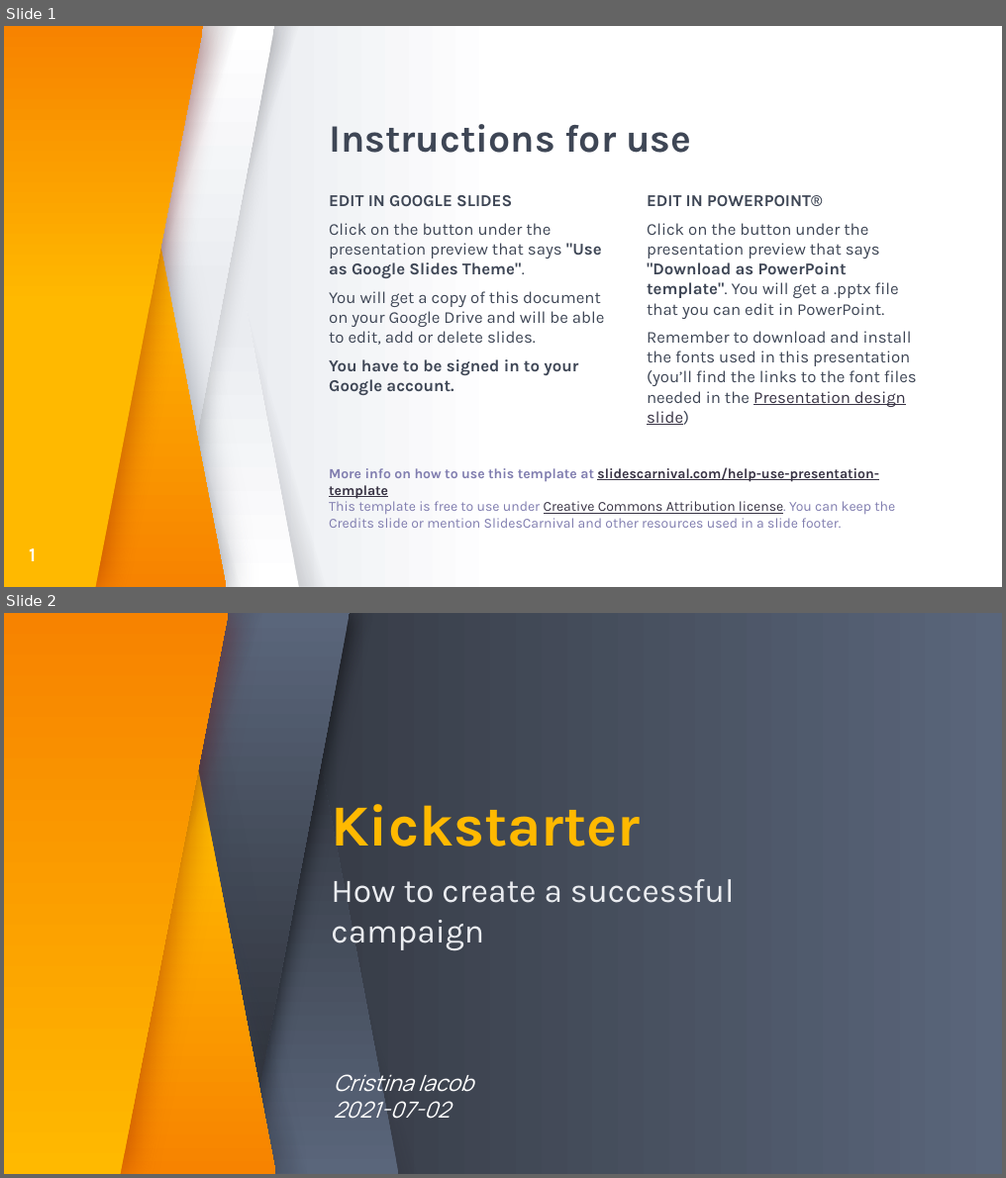
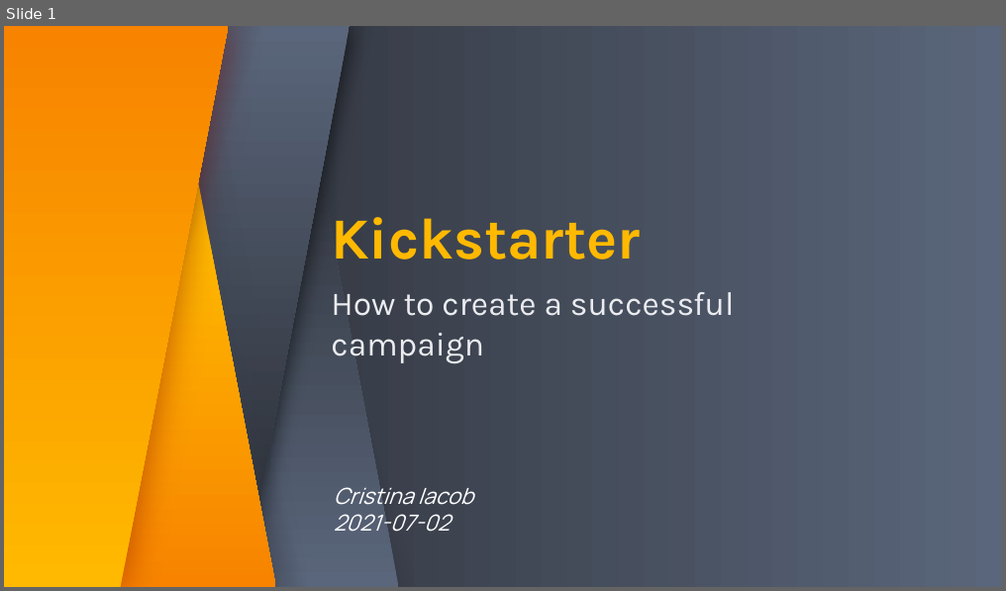
Before and after one commit to cristina-iacob/kickstarter_analysis, a slide deck: kickstarter_analysis.pptx. Shown one above the other, each under a label of ours: slides 1 and 2 before the commit, slide 1 after it. The pictures are 1006x1178 and 1006x591 pixels, drawn with LibreOffice and Linux fonts; fonts in the diff are those of the drawing. Boxes give left, top, right and bottom in pixels: in the first picture for what was removed or moved away, otherwise in the second. Text is boxed around its words. In the diff, an @@ line names an element or a change of style, - is before the commit and + after.

```diff
--- a/kickstarter_analysis.pptx
+++ b/kickstarter_analysis.pptx
@@ slide 1 removed at (x1=4, y1=26, x2=1002, y2=587), background gradient #FFFFFF to #EAECF0 @@
@@ freeform shape removed at (x1=4, y1=26, x2=227, y2=587) @@
@@ freeform shape removed at (x1=4, y1=26, x2=204, y2=587) @@
@@ parallelogram removed at (x1=7, y1=26, x2=237, y2=586) @@
@@ parallelogram removed at (x1=26, y1=26, x2=255, y2=586) @@
@@ parallelogram removed at (x1=45, y1=26, x2=274, y2=586) @@
@@ parallelogram removed at (x1=69, y1=26, x2=298, y2=586) @@
@@ parallelogram removed at (x1=69, y1=26, x2=298, y2=586) @@
@@ parallelogram removed at (x1=111, y1=26, x2=341, y2=586) @@
@@ title removed at (x1=329, y1=124, x2=691, y2=153) @@
-Instructions for use
@@ text removed at (x1=329, y1=195, x2=604, y2=395) @@
-EDIT IN GOOGLE SLIDES
-Click on the button under the presentation preview that says "Use as Google Slides Theme".
-You will get a copy of this document on your Google Drive and will be able to edit, add or delete slides.
-You have to be signed in to your Google account.
@@ text removed at (x1=647, y1=195, x2=917, y2=425) @@
-EDIT IN POWERPOINT®
-Click on the button under the presentation preview that says "Download as PowerPoint template". You will get a .pptx file that you can edit in PowerPoint.
-Remember to download and install the fonts used in this presentation (you’ll find the links to the font files needed in the Presentation design slide)
@@ text removed at (x1=329, y1=468, x2=895, y2=528) @@
-More info on how to use this template at slidescarnival.com/help-use-presentation-template
-This template is free to use under Creative Commons Attribution license. You can keep the Credits slide or mention SlidesCarnival and other resources used in a slide footer.
@@ page number removed at (x1=29, y1=549, x2=36, y2=562) @@
-1
@@ what was slide 2 is now slide 1 @@
```
Also in this commit, not shown: 16 other slides removed, 1 other file.
